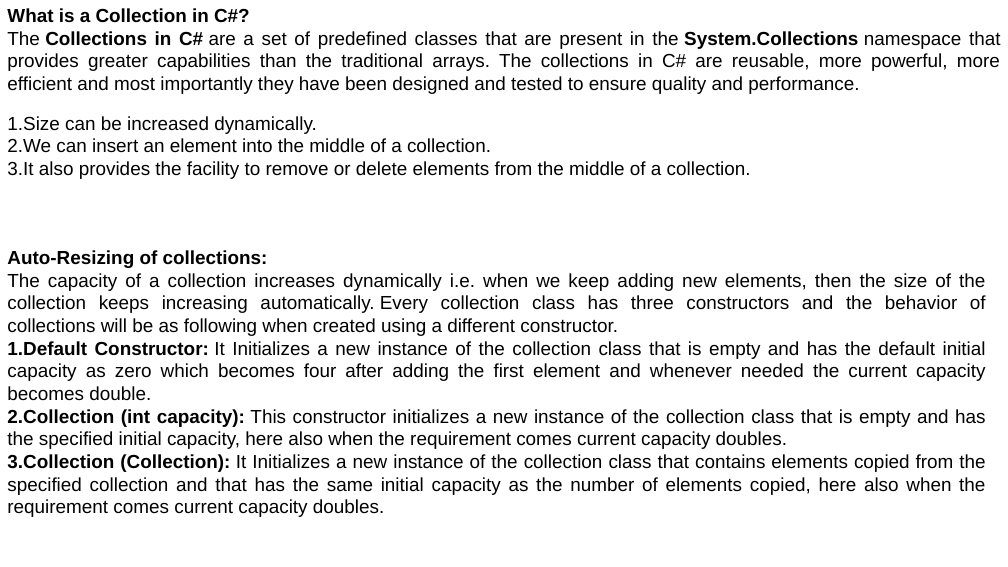
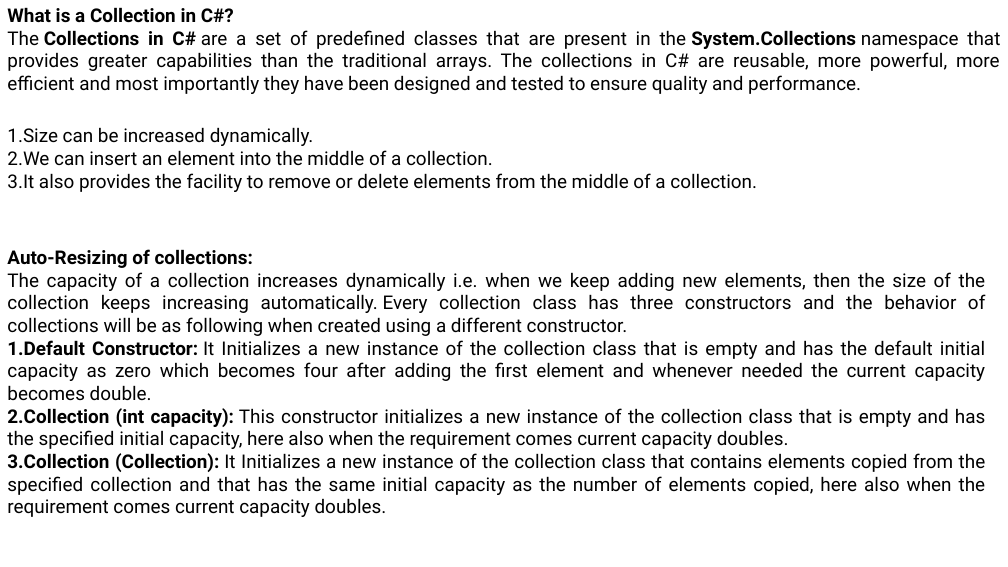
Before and after one commit to ratreraj/Csharpe-Dotnet-Sql-Docs, a slide deck: slide 3 of Collection.pptx. Drawn at 1008x567 pixels with LibreOffice and Linux fonts; fonts in the diff are those of the drawing. Boxes give left, top, right and bottom in pixels: in the first picture for what was removed or moved away, otherwise in the second. Text is boxed around its words. In the diff, an @@ line names an element or a change of style, - is before the commit and + after.

```diff
--- a/Collection.pptx
+++ b/Collection.pptx
@@ font Arial to Roboto in 3 elements at (7,7,1000,94), (7,249,986,517), (7,127,757,192) @@
@@ text "Size can be increased dynamically.": place and size @@
-text "Size can be increased dynamically." at (7,116,751,179)
+text "Size can be increased dynamically." at (7,127,757,192)
```
Also in this commit, not shown: 3 other slides changed, 4 slides added, 1 other file.
